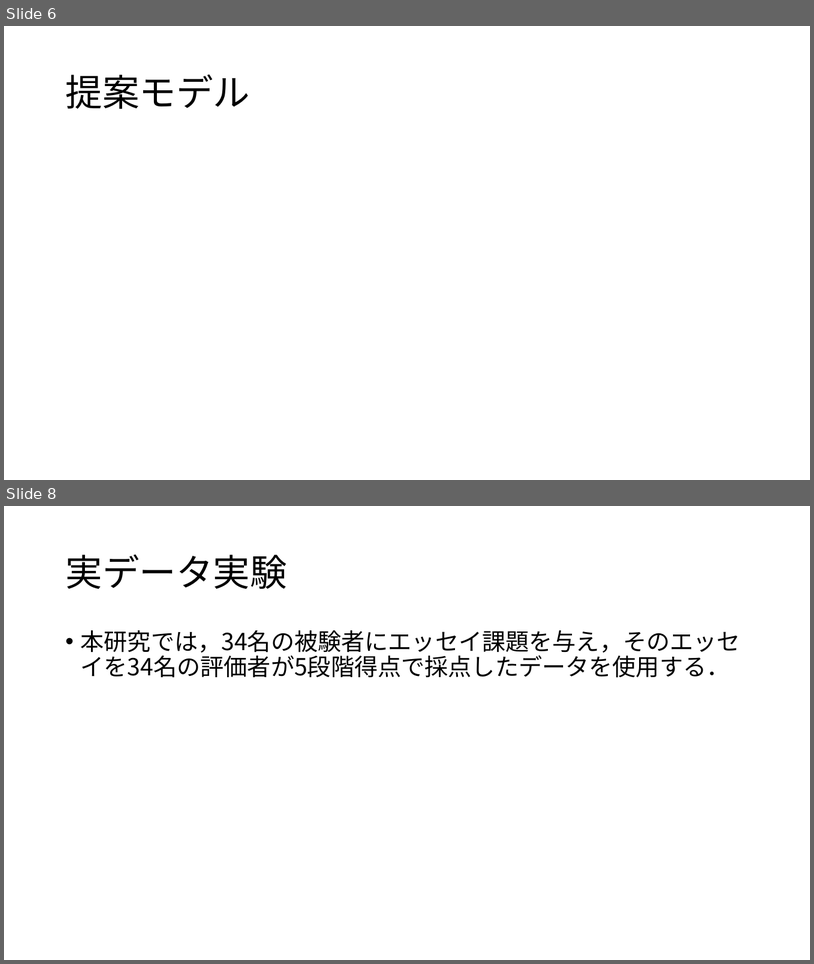
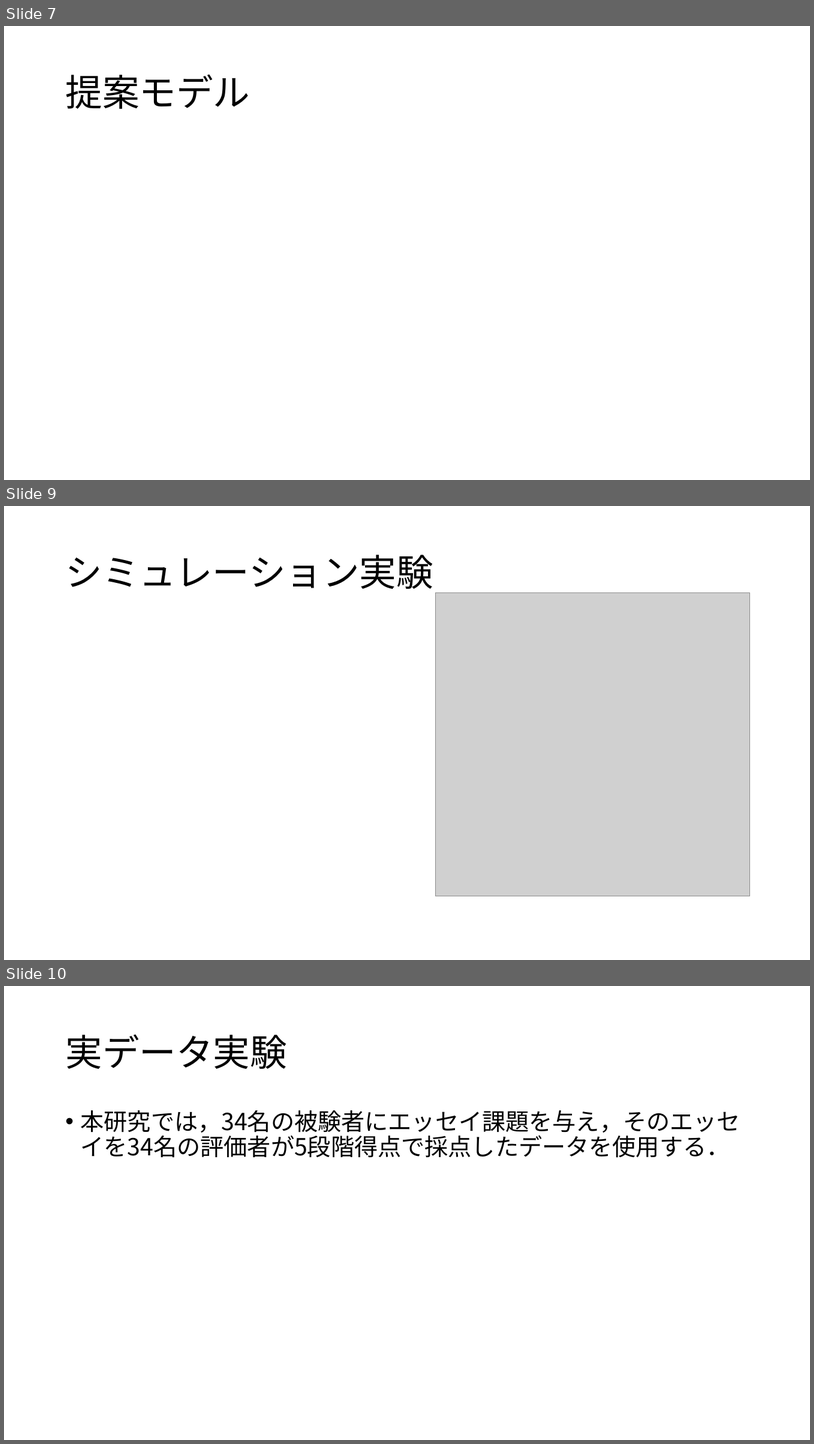
Before and after one commit to Mayu925/lab, a slide deck: chukan/発表スライド.pptx. Shown one above the other, each under a label of ours: slides 6 and 8 before the commit, slides 7, 9 and 10 after it; the slides between them are not shown. The pictures are 814x964 and 814x1444 pixels, drawn with LibreOffice and Linux fonts; fonts in the diff are those of the drawing; grey boxes stand for pictures. Boxes give left, top, right and bottom in pixels: in the first picture for what was removed or moved away, otherwise in the second. Text is boxed around its words. In the diff, an @@ line names an element or a change of style, - is before the commit and + after.

```diff
--- a/chukan/発表スライド.pptx
+++ b/chukan/発表スライド.pptx
@@ slide 9 added at <box>4,506,810,960</box>, background #FFFFFF @@
@@ title added at <box>65,555,434,589</box>, 44 pt, text #000000 @@
+シミュレーション実験
@@ picture added at <box>436,593,750,895</box> @@
@@ what was slide 6 is now slide 7 @@
@@ what was slide 8 is now slide 10 @@
```
Also in this commit, not shown: 6 slides changed, 2 other slides added, 10 other files.
